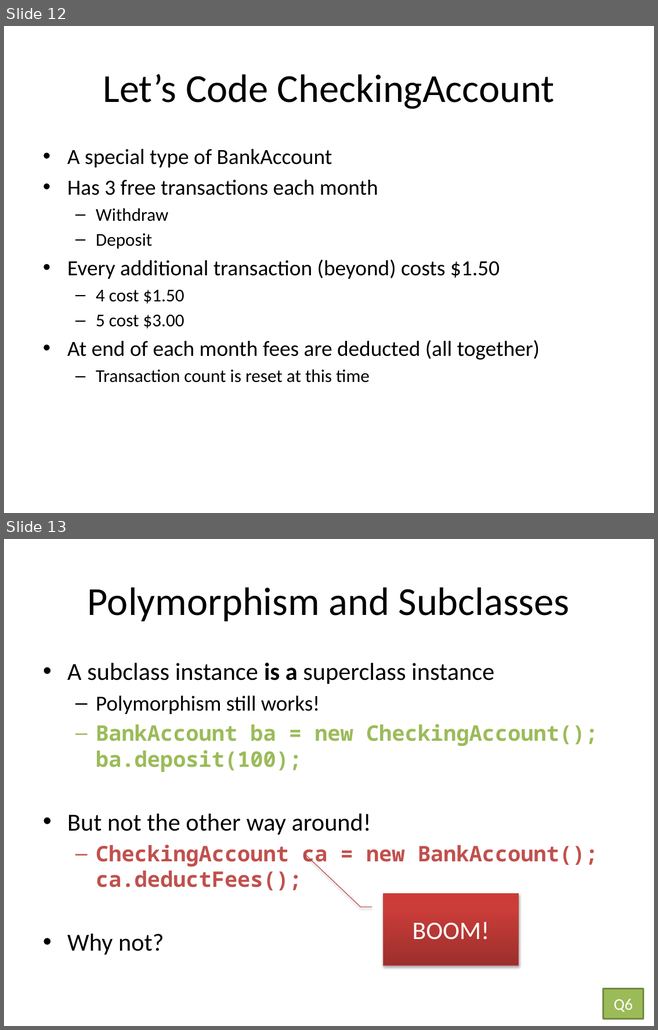
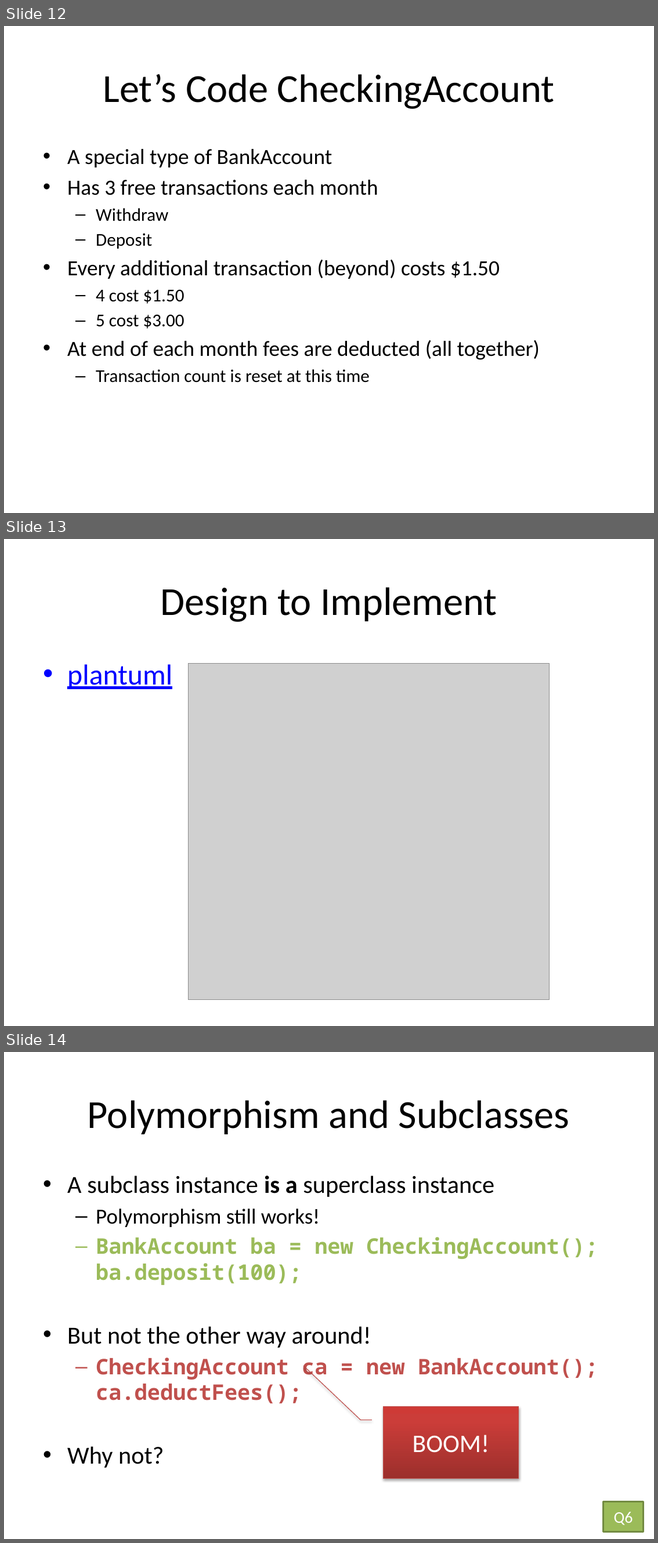
Before and after one commit to RHIT-CSSE/csse220, a slide deck: ClassMaterials/Inheritance/Slides/Inheritance.pptx. Shown one above the other, each under a label of ours: slides 12 and 13 before the commit, slides 12, 13 and 14 after it. The pictures are 658x1030 and 658x1543 pixels, drawn with LibreOffice and Linux fonts; fonts in the diff are those of the drawing; grey boxes stand for pictures. Boxes give left, top, right and bottom in pixels: in the first picture for what was removed or moved away, otherwise in the second. Text is boxed around its words. In the diff, an @@ line names an element or a change of style, - is before the commit and + after.

```diff
--- a/ClassMaterials/Inheritance/Slides/Inheritance.pptx
+++ b/ClassMaterials/Inheritance/Slides/Inheritance.pptx
@@ slide 13 added at bbox=[4, 539, 654, 1026], background #FFFFFF @@
@@ title added at bbox=[160, 587, 496, 622], 44 pt, text #000000 @@
+Design to Implement
@@ text added at bbox=[67, 664, 172, 689], 32 pt, text #0000FF, underline @@
+• plantuml
@@ picture added at bbox=[188, 664, 549, 1000] @@
@@ what was slide 13 is now slide 14 @@
```
Also in this commit, not shown: 2 slides changed, 1 other file.
